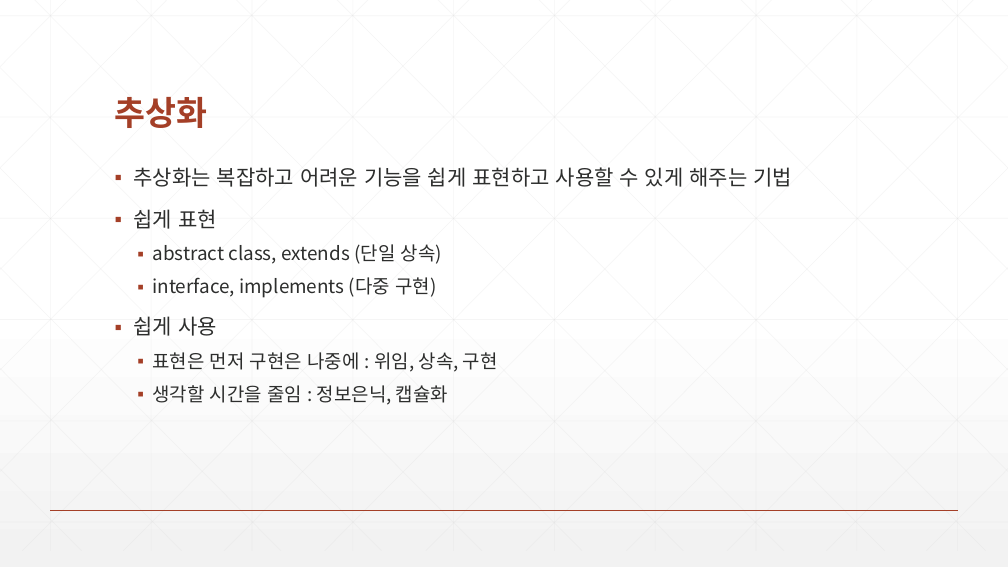
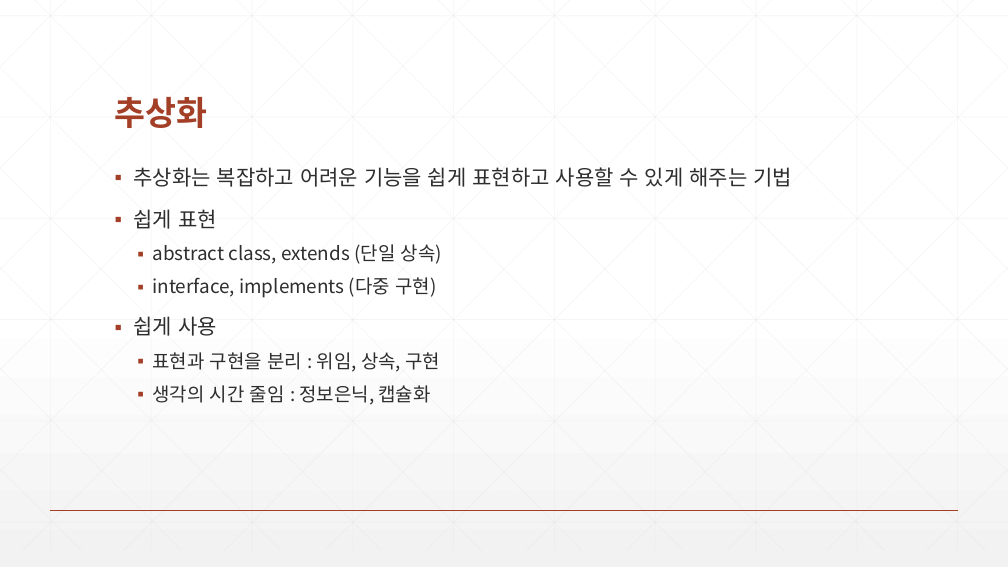
Before and after one commit to zeroshift01/code5, a slide deck: slide 2 of inflearn02/doc/교재.pptx. Drawn at 1008x567 pixels with LibreOffice and Linux fonts; fonts in the diff are those of the drawing. Boxes give left, top, right and bottom in pixels: in the first picture for what was removed or moved away, otherwise in the second. Text is boxed around its words. In the diff, an @@ line names an element or a change of style, - is before the commit and + after.

```diff
--- a/inflearn02/doc/교재.pptx
+++ b/inflearn02/doc/교재.pptx
@@ text at (152, 352, 440, 405): text changed @@
-  ▪ 표현은 먼저 구현은 나중에 : 위임, 상속, 구현
-  ▪ 생각할 시간을 줄임 : 정보은닉, 캡슐화
+  ▪ 표현과 구현을 분리 : 위임, 상속, 구현
+  ▪ 생각의 시간 줄임 : 정보은닉, 캡슐화
```
Also in this commit, not shown: 4 other slides changed, 2 slides added, 1 slide removed.
